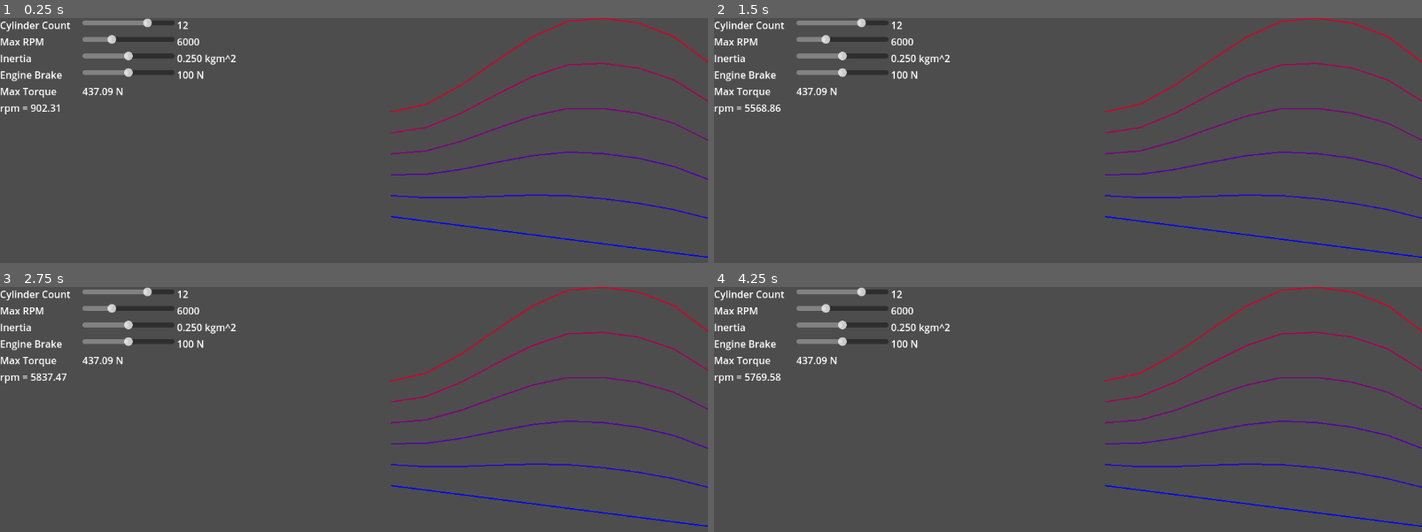
Above: before the commit, frames 1-4 (two rows, left to right).
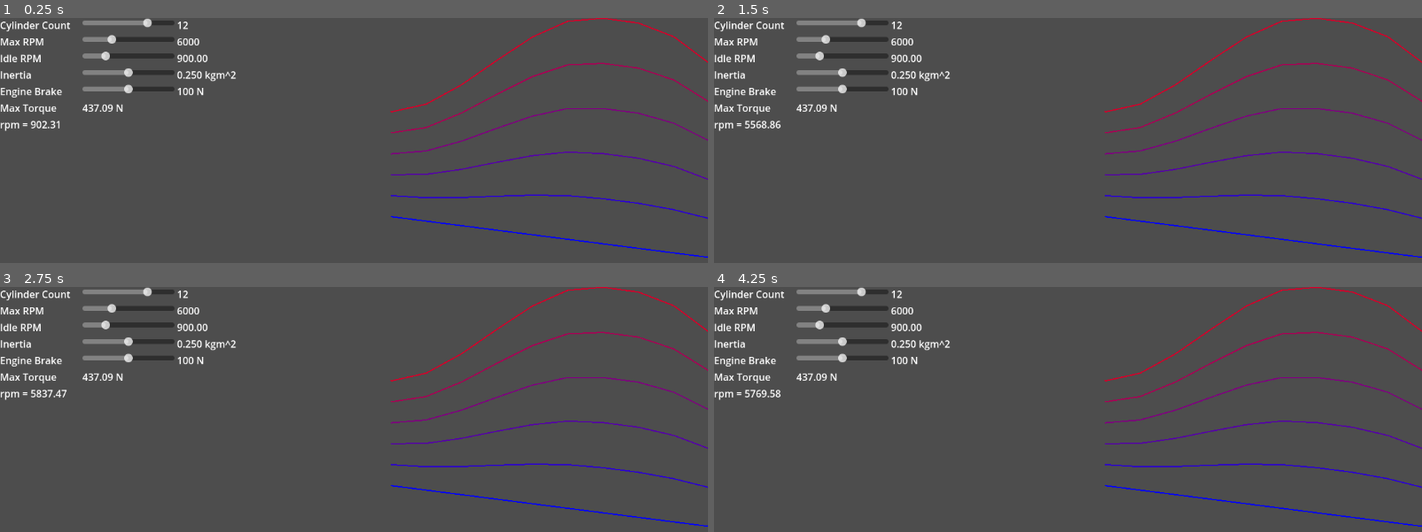
Above: after the commit, the same moments.

Repository: Dechode/Car-Engine-Sim
Game: Godot game, scene res://main.tscn
Same seed, same stepped clock (60 frames per second), same inputs: the game is played once before the commit and once after it.
Inputs:
- Up to frame 1 (0.25 s): no input
- Up to frame 2 (1.5 s): hold Up (throttle) 0.53-1.28 s; tap Up (throttle) at 1.35 s
- Up to frame 3 (2.75 s): tap Enter at 2 s; hold Up (throttle) from 2.03 s (still down)
- Up to frame 4 (4.25 s): release Up (throttle) at 2.78 s; tap Up (throttle) at 2.85 s; hold Up (throttle) from 3.53 s (still down)

The runs differ from the first frame. In frame 1, 1.6% of the frame differs, in the area x 0-34%, y 13-47%; in frame 2, 1.7%; in frame 3, 1.6%; in frame 4, 1.7%.

Commit message:
Add idle rpm param to gui

Diff:
--- a/main.gd
+++ b/main.gd
@@ -24,6 +24,8 @@
 	$HBoxContainer/VBoxContainer/MaxRPM/Label2.text = "%2.0f" % engine_params.max_rpm
 	$HBoxContainer/VBoxContainer/CylinderCount/Label2.text = "%d" % engine_params.cylinder_count
 	$HBoxContainer/VBoxContainer/CylinderCount/HSlider.value = engine_params.cylinder_count
+	$HBoxContainer/VBoxContainer/IdleRPM/Label2.text = "%2.2f" % engine_params.idle_rpm
+	$HBoxContainer/VBoxContainer/IdleRPM/HSlider.value = engine_params.idle_rpm
 
 	$EngineAudioGen.engine_params = engine_params
 	engine.engine_params.print_info()
@@ -84,3 +86,9 @@
 	engine.engine_params.cylinder_count = int(value)
 	$HBoxContainer/VBoxContainer/CylinderCount/Label2.text = "%d" % int(value)
 	update()
+
+
+func _on_idle_rpm_changed(value: float) -> void:
+	engine.engine_params.idle_rpm = value
+	$HBoxContainer/VBoxContainer/IdleRPM/Label2.text = "%2.2f" % value
+	update()
--- a/main.tscn
+++ b/main.tscn
@@ -83,6 +83,26 @@
 layout_mode = 2
 text = "Max RPM"
 
+[node name="IdleRPM" type="HBoxContainer" parent="HBoxContainer/VBoxContainer"]
+layout_mode = 2
+
+[node name="Label" type="Label" parent="HBoxContainer/VBoxContainer/IdleRPM"]
+custom_minimum_size = Vector2(130, 0)
+layout_mode = 2
+text = "Idle RPM"
+
+[node name="HSlider" type="HSlider" parent="HBoxContainer/VBoxContainer/IdleRPM"]
+custom_minimum_size = Vector2(150, 0)
+layout_mode = 2
+max_value = 4000.0
+step = 10.0
+value = 750.0
+
+[node name="Label2" type="Label" parent="HBoxContainer/VBoxContainer/IdleRPM"]
+custom_minimum_size = Vector2(130, 0)
+layout_mode = 2
+text = "Idle RPM"
+
 [node name="Inertia" type="HBoxContainer" parent="HBoxContainer/VBoxContainer"]
 layout_mode = 2
 
@@ -147,6 +167,7 @@
 
 [connection signal="value_changed" from="HBoxContainer/VBoxContainer/CylinderCount/HSlider" to="." method="_on_cylinder_count_changed"]
 [connection signal="value_changed" from="HBoxContainer/VBoxContainer/MaxRPM/HSlider" to="." method="_on_max_rpm_changed"]
+[connection signal="value_changed" from="HBoxContainer/VBoxContainer/IdleRPM/HSlider" to="." method="_on_idle_rpm_changed"]
 [connection signal="value_changed" from="HBoxContainer/VBoxContainer/Inertia/HSlider" to="." method="_on_inertia_changed"]
 [connection signal="value_changed" from="HBoxContainer/VBoxContainer/EngineBrake/HSlider" to="." method="_on_engine_brake_changed"]
 [connection signal="resized" from="HBoxContainer/Graph" to="HBoxContainer/Graph" method="_on_resized"]
